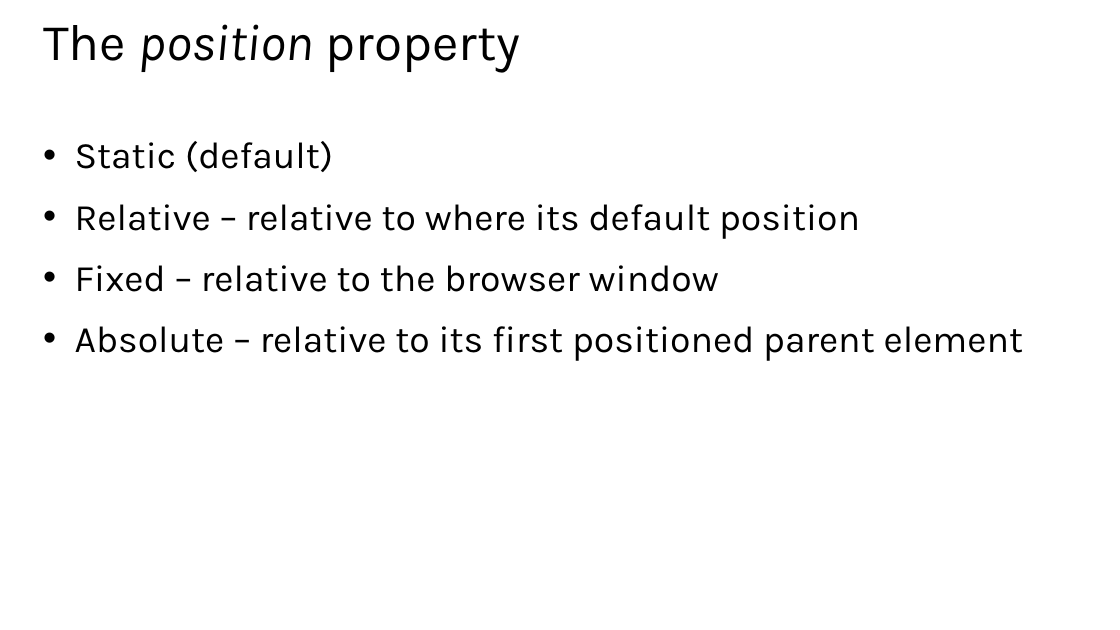
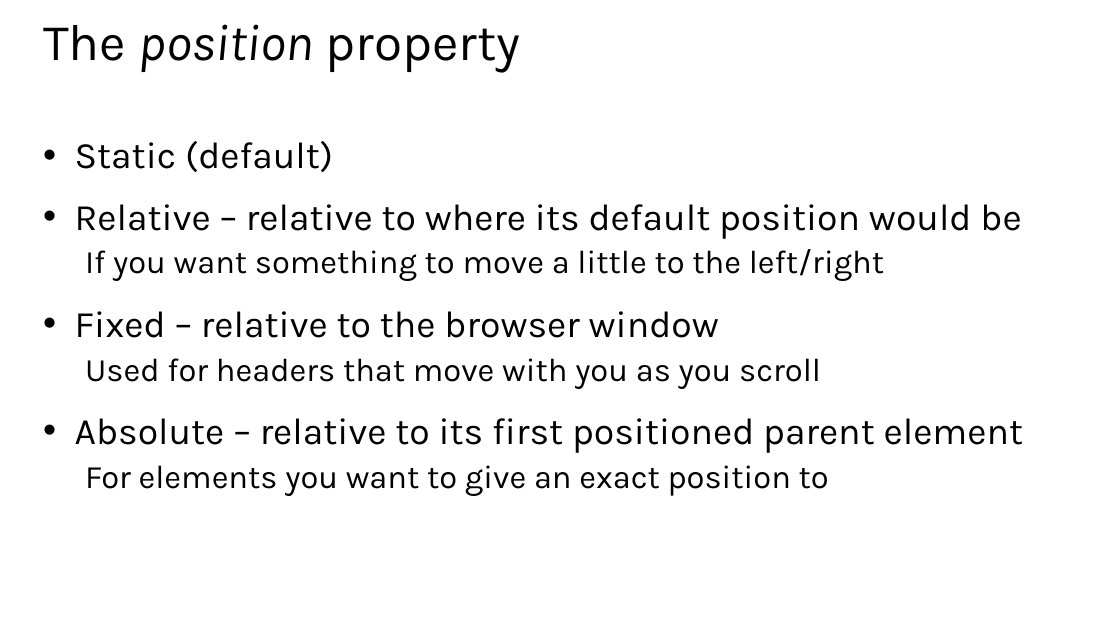
Before and after one commit to CharaD7/CSS-Style, a slide deck: slide 5 of Slides/Module 3.pptx. Drawn at 1120x630 pixels with LibreOffice and Linux fonts; fonts in the diff are those of the drawing. Boxes give left, top, right and bottom in pixels: in the first picture for what was removed or moved away, otherwise in the second. Text is boxed around its words. In the diff, an @@ line names an element or a change of style, - is before the commit and + after.

```diff
--- a/Slides/Module 3.pptx
+++ b/Slides/Module 3.pptx
@@ text at <box>75,204,1021,281</box>: text changed @@
-• Relative – relative to where its default position
+• Relative – relative to where its default position would be
+  If you want something to move a little to the left/right
@@ text at <box>85,358,821,389</box>: paragraph added @@
+  Used for headers that move with you as you scroll
@@ text at <box>85,465,829,496</box>: paragraph added @@
+  For elements you want to give an exact position to
```
Also in this commit, not shown: 4 other slides changed, 2 slides added, 6 other files.
